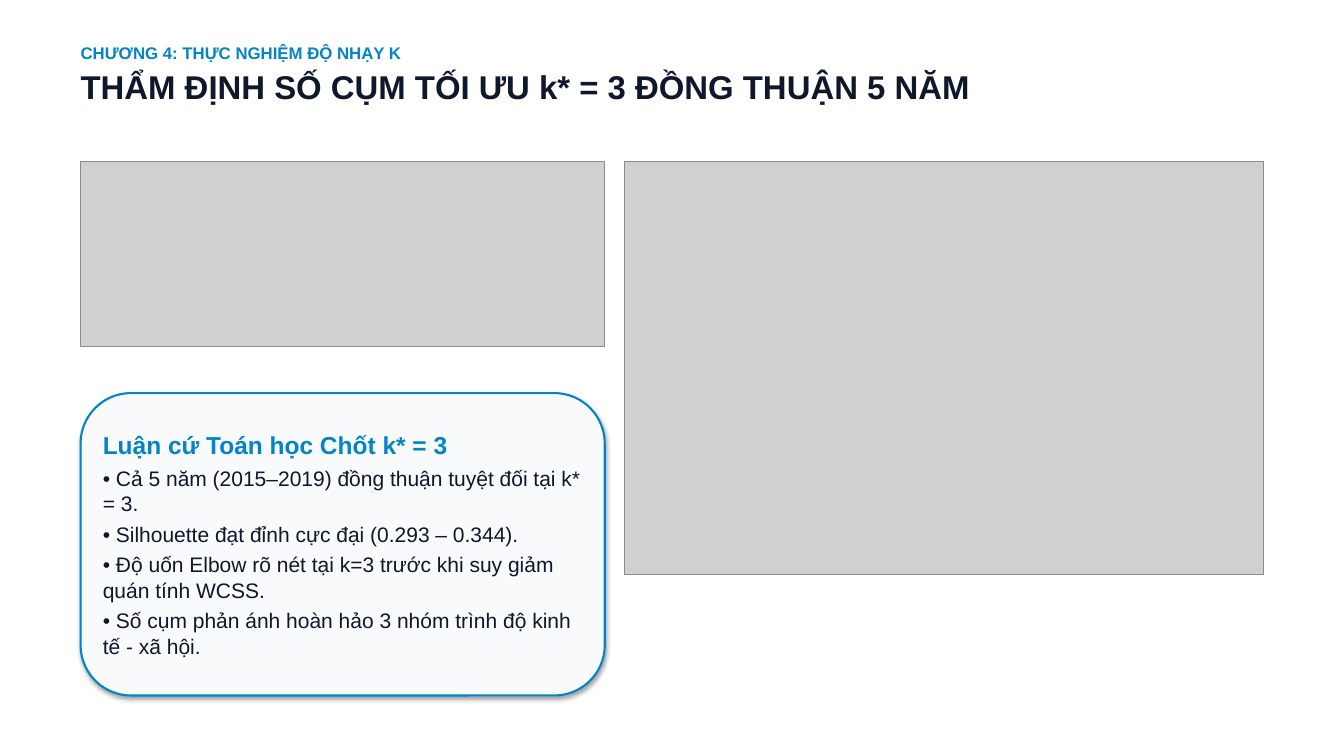
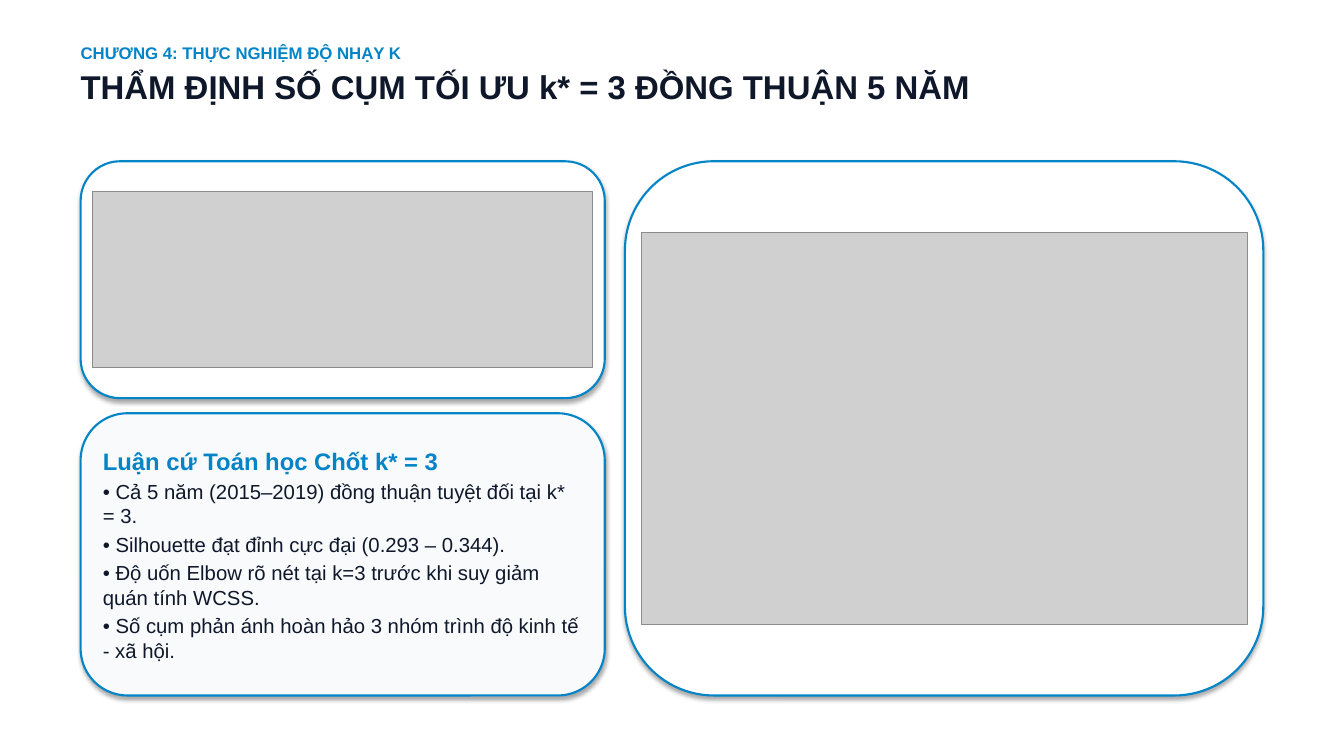
Before and after one commit to mtzwyu/world-happiness-clustering, a slide deck: slide 8 of reports/presentation/Nhom12_BaoCao_Slides.pptx. Drawn at 1344x756 pixels with LibreOffice and Linux fonts; fonts in the diff are those of the drawing; grey boxes stand for pictures. Boxes give left, top, right and bottom in pixels: in the first picture for what was removed or moved away, otherwise in the second. Text is boxed around its words. In the diff, an @@ line names an element or a change of style, - is before the commit and + after.

```diff
--- a/reports/presentation/Nhom12_BaoCao_Slides.pptx
+++ b/reports/presentation/Nhom12_BaoCao_Slides.pptx
@@ rounded rectangle added at <box>81,161,605,398</box>, fill #FFFFFF, outline #0284C7 1.5 pt @@
@@ rounded rectangle added at <box>625,161,1263,696</box>, fill #FFFFFF, outline #0284C7 1.5 pt @@
@@ picture: place and size @@
-picture at <box>81,161,605,347</box>
+picture at <box>93,192,593,368</box>
@@ picture: place and size @@
-picture at <box>625,161,1263,575</box>
+picture at <box>641,232,1247,624</box>
@@ rounded rectangle: place and size @@
-rounded rectangle at <box>81,393,605,696</box>
+rounded rectangle at <box>81,413,605,696</box>
@@ text "Luận cứ Toán học Chốt ...": place and size @@
-text "Luận cứ Toán học Chốt ..." at <box>103,435,580,658</box>
+text "Luận cứ Toán học Chốt ..." at <box>103,451,579,661</box>
@@ text "Luận cứ Toán học Chốt ..." at <box>103,451,579,661</box>: size 17.5 to 17 pt in "Luận cứ Toán học Chốt k* = ..."; size 15 to 14.5 pt in "• Cả 5 năm (2015–2019) đồng thuận ...", "• Silhouette đạt đỉnh cực đại (0.293 ...", "• Độ uốn Elbow rõ nét tại ...", "• Số cụm phản ánh hoàn hảo ..."; less space between paragraphs @@
```
Also in this commit, not shown: 10 other slides changed, 11 other files.
